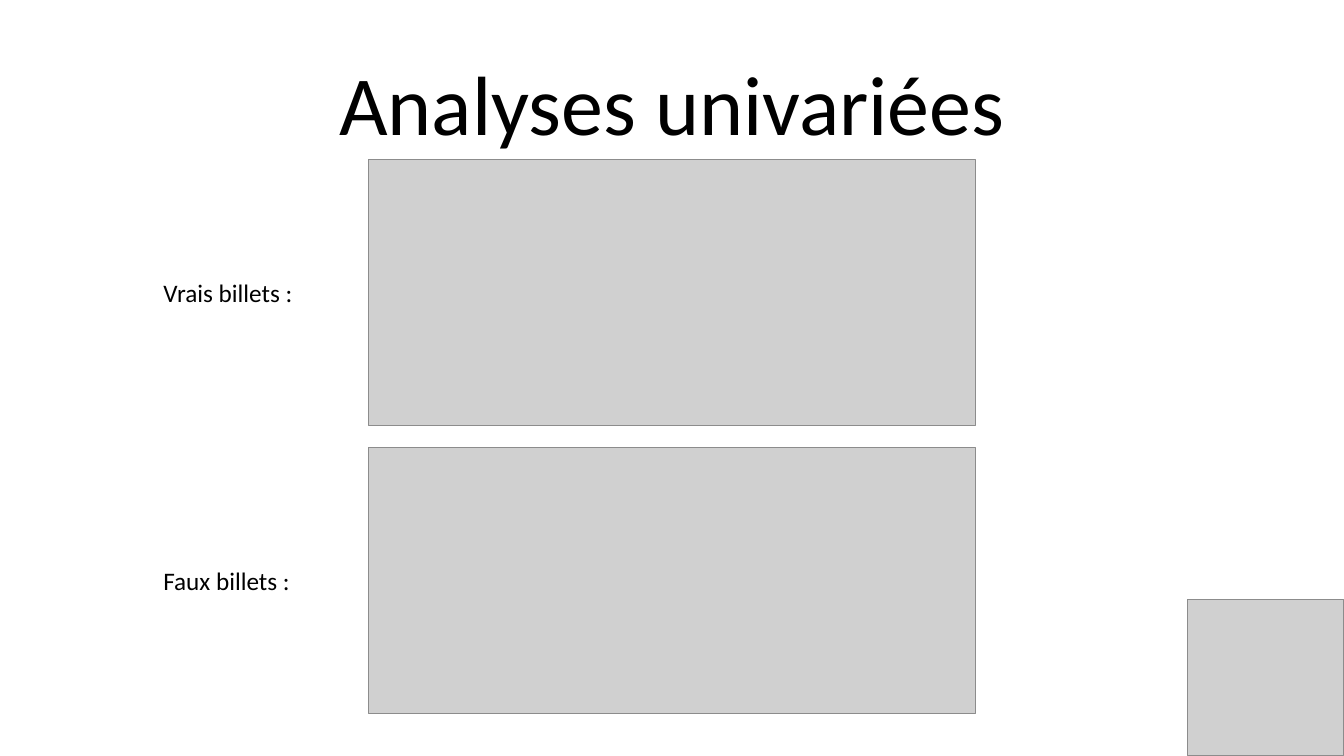
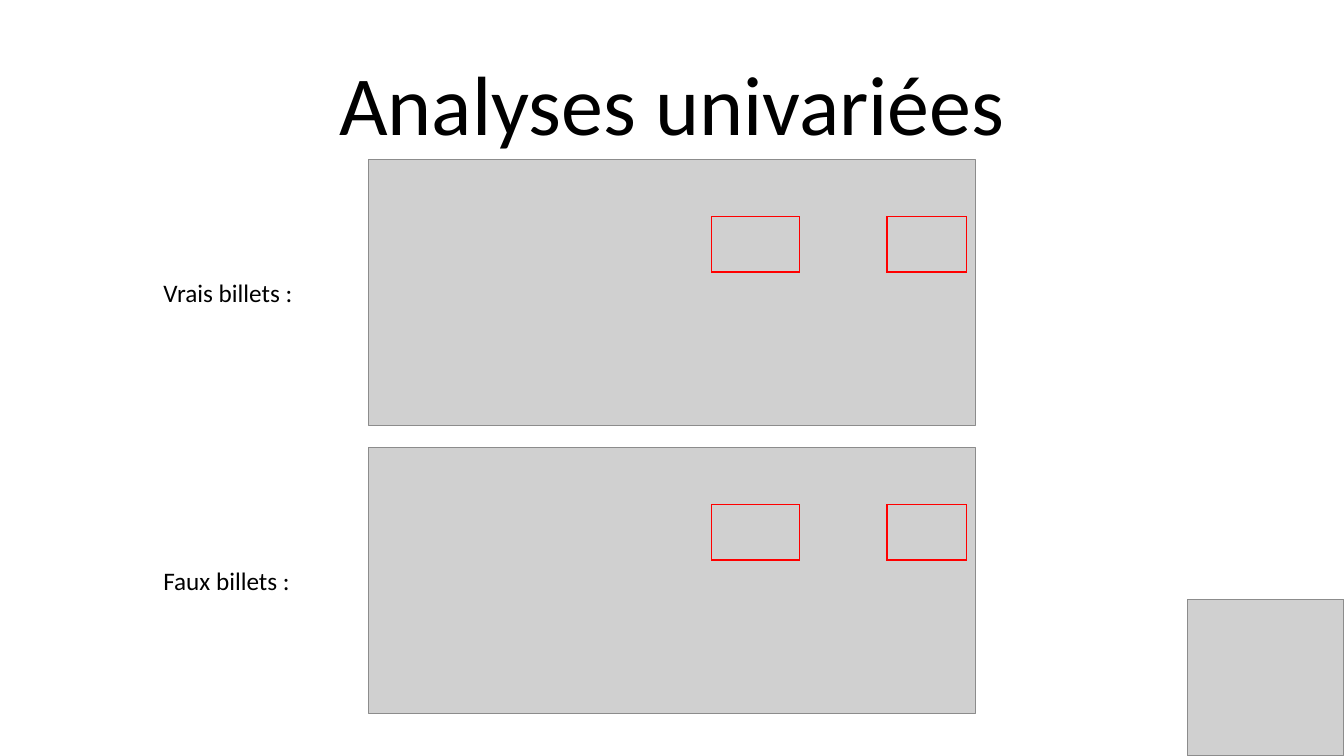
Before and after one commit to Julien-paulet/Projet_6, a slide deck: slide 7 of Présentation Projet 6.pptx. Drawn at 1344x756 pixels with LibreOffice and Linux fonts; fonts in the diff are those of the drawing; grey boxes stand for pictures. Boxes give left, top, right and bottom in pixels: in the first picture for what was removed or moved away, otherwise in the second. Text is boxed around its words. In the diff, an @@ line names an element or a change of style, - is before the commit and + after.

```diff
--- a/Présentation Projet 6.pptx
+++ b/Présentation Projet 6.pptx
@@ rectangle added at [712, 217, 801, 272], outline #FF0000 1 pt @@
@@ rectangle added at [887, 217, 967, 272], outline #FF0000 1 pt @@
@@ rectangle added at [712, 505, 801, 561], outline #FF0000 1 pt @@
@@ rectangle added at [887, 505, 967, 561], outline #FF0000 1 pt @@
```
Also in this commit, not shown: 2 other slides changed, 3 slides added, 3 slides removed.
